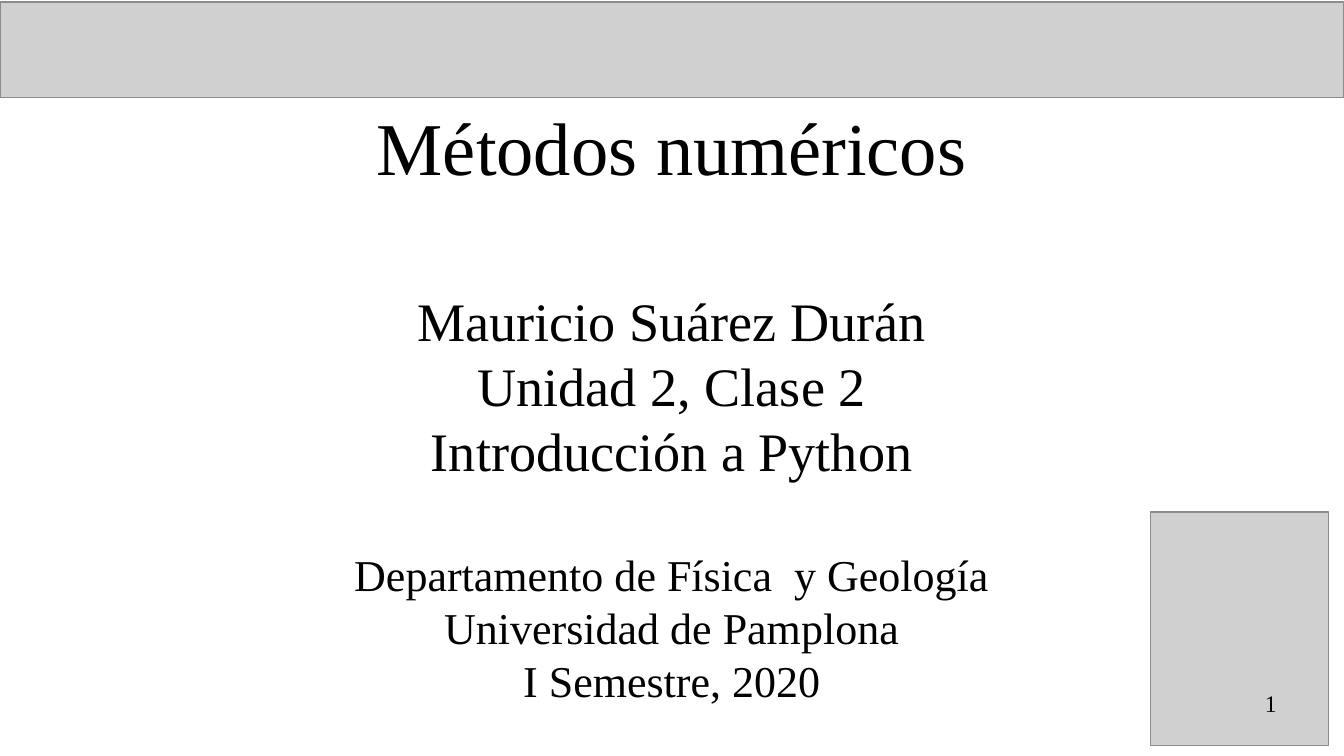
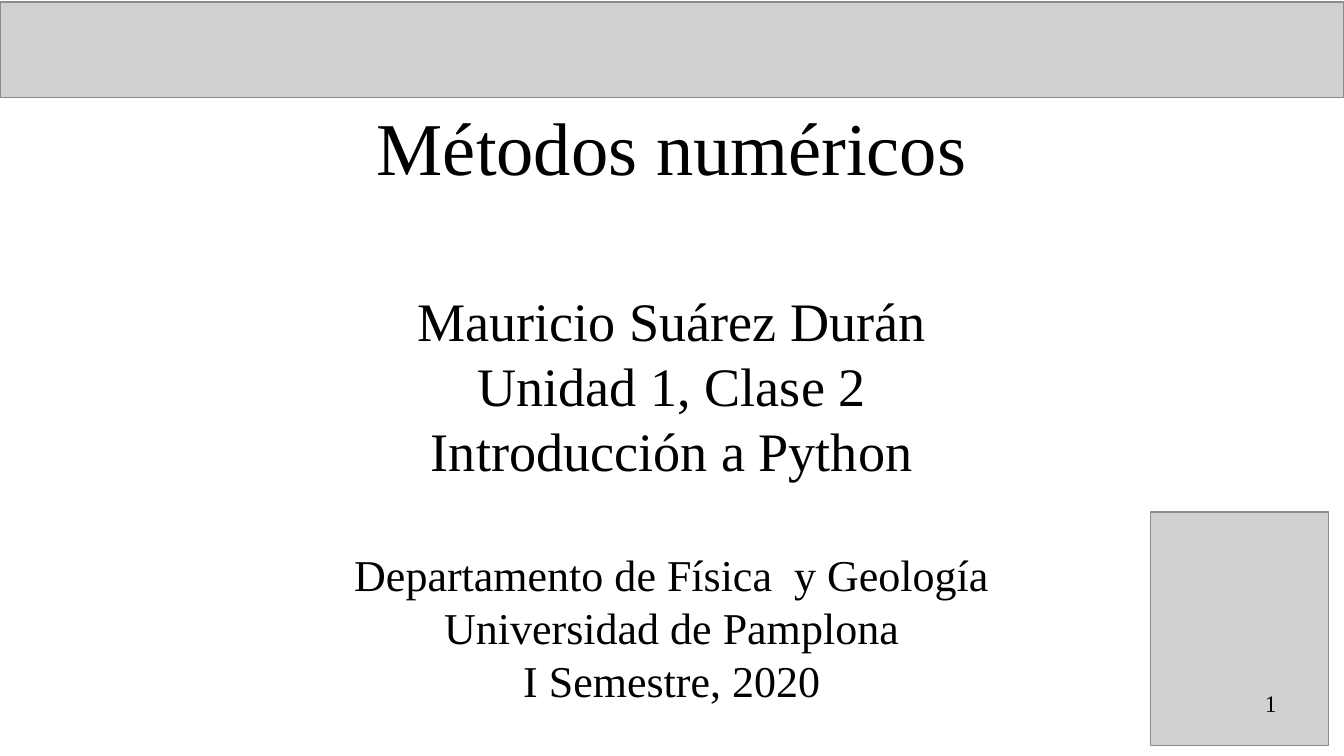
Before and after one commit to fiscompunipamplona/mn_unid1, a slide deck: slide 1 of clases/clase-introPython_2.odp. Drawn at 1344x756 pixels with LibreOffice and Linux fonts; fonts in the diff are those of the drawing; grey boxes stand for pictures. Boxes give left, top, right and bottom in pixels: in the first picture for what was removed or moved away, otherwise in the second. Text is boxed around its words. In the diff, an @@ line names an element or a change of style, - is before the commit and + after.

```diff
--- a/clases/clase-introPython_2.odp
+++ b/clases/clase-introPython_2.odp
@@ subtitle at [478,368,866,415]: text changed @@
-Unidad 2, Clase 2
+Unidad 1, Clase 2
```
Also in this commit, not shown: 20 slides removed, 3 other files.
